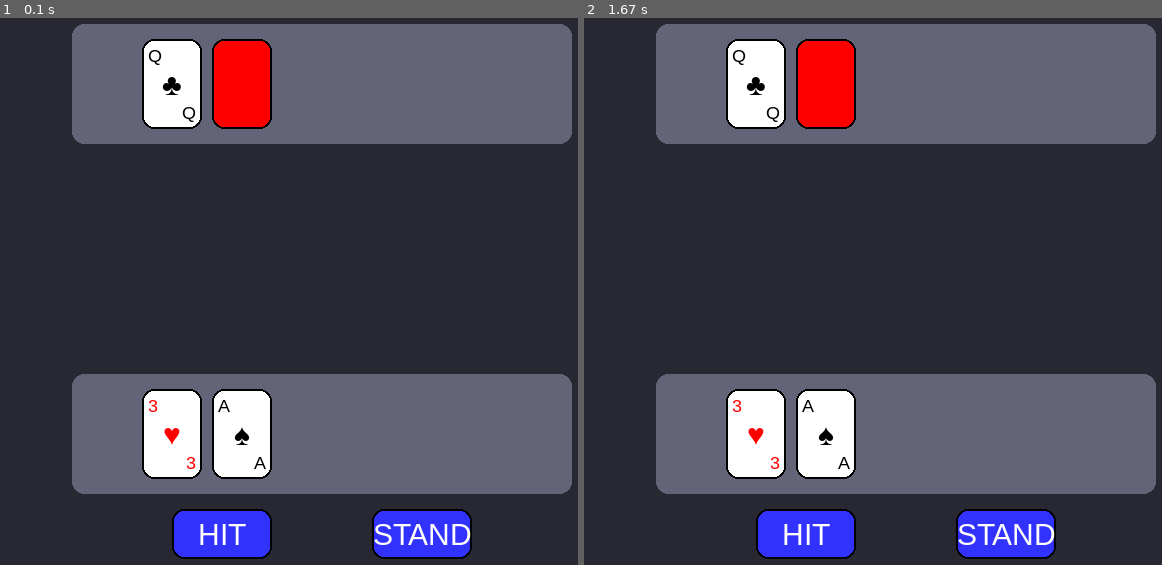
Above: before the commit, frames 1-2 (left to right).
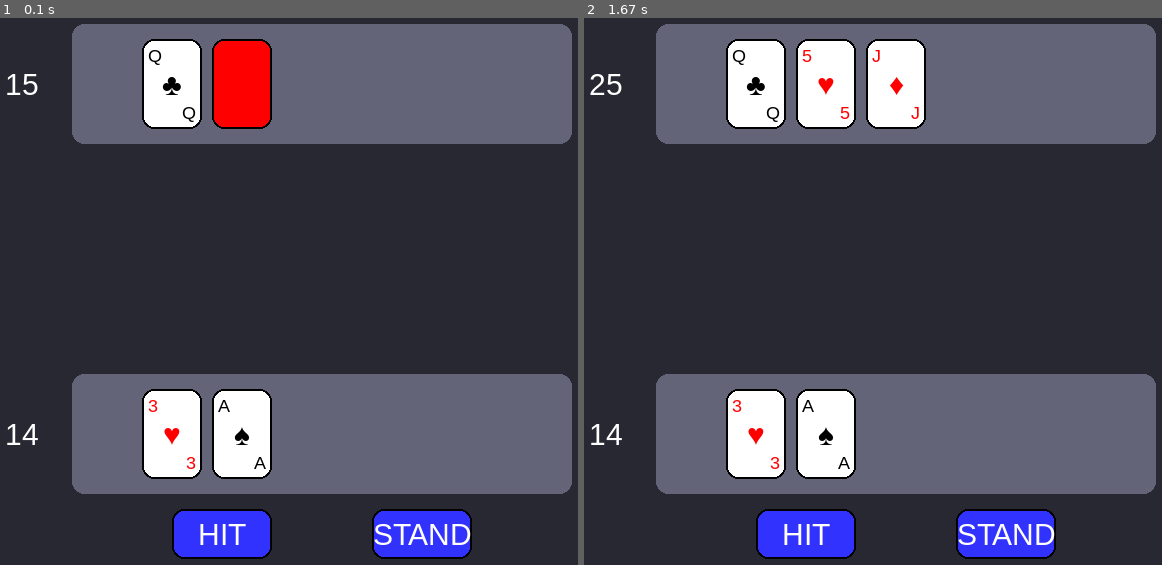
Above: after the commit, the same moments.

Repository: jeomarisaez/pygame-blackjack
Game: pygame game, started from main.py
Two runs of this game, one before a commit and one after it. Both use one fixed random seed, a clock stepped at 60 frames per second and the inputs below.
Inputs (mouse positions are in pixels of both pictures, inside the frame that each line leads up to):
- Up to frame 1 (0.1 s): no input
- Up to frame 2 (1.67 s): tap 2 at 0.33 s; click (907, 324) at 0.72 s

The runs differ from the first frame. In frame 1, 0.2% of the frame differs, in the area x 1-7%, y 10-79%; in frame 2, 3.3%, in the area x 1-60%, y 3-79%.

Commit message:
feat: added hand value counter

Diff:
--- a/core/game_manager.py
+++ b/core/game_manager.py
@@ -25,24 +25,11 @@
         surface = self.screen
 
         while self.running:
-            for event in pygame.event.get():
-                if event.type == pygame.QUIT:
-                    self.running = False
-                if event.type == pygame.MOUSEBUTTONDOWN:
-                    if self.game.current_player == self.game.player:
-                        if self.game_ui.buttonUI.clicked("hit", event.pos):
-                            self.game.hit(self.game.current_player)
-                            print("hit pressed")
-                        if self.game_ui.buttonUI.clicked("stand", event.pos):
-                            self.game.stand(self.game.current_player)
-                            print("stand pressed")
-
+            self.handle_inputs()
 
             self.screen.fill(self.BACKGROUND)
 
             self.game_ui.draw(self.game)
-
-
 
             # self.game_ui.draw_hand_slot(self.game_ui.screen_center_y * 1.5)
             # self.game_ui.draw_hand_slot(self.game_ui.screen_center_y * 0.5)
@@ -53,3 +40,26 @@
 
         pygame.quit()
         # sys.exit()
+
+    def handle_inputs(self):
+        for event in pygame.event.get():
+                if event.type == pygame.QUIT:
+                    self.running = False
+
+                if event.type == pygame.MOUSEBUTTONDOWN:
+                    if self.game.current_player == self.game.player:
+                        if self.game_ui.buttonUI.clicked("hit", event.pos):
+                            self.game.hit(self.game.current_player)
+                            print("hit pressed")
+                        if self.game_ui.buttonUI.clicked("stand", event.pos):
+                            self.game.stand(self.game.current_player)
+                            print("stand pressed")
+
+                if event.type == pygame.KEYDOWN:
+                    if self.game.current_player == self.game.player:
+                        if event.key == pygame.K_1:
+                            self.game.hit(self.game.current_player)
+                            print("hit pressed")
+                        if event.key == pygame.K_2:
+                            self.game.stand(self.game.current_player)
+                            print("stand pressed")
--- /dev/null
+++ b/ui/counter.py
@@ -0,0 +1,19 @@
+import pygame
+
+class CounterUI:
+    COUNTER_SIZE = (100, 50)
+    WHITE = (255,255,255)
+    BLACK = (0,0,0)
+    BLUE = (50,50,255)
+
+    def __init__(self, screen):
+        self.screen = screen
+        self.score_font = pygame.font.SysFont("Arial", 30)
+
+    def draw_counter(self, hand, x, y):
+        rect = pygame.Rect(0, 0, *self.COUNTER_SIZE)
+        rect.center = (x, y)
+
+        text_surf = self.score_font.render(str(hand.get_value), True, self.WHITE)
+
+        self.screen.blit(text_surf, text_surf.get_rect(center=rect.center))
--- a/ui/game_ui.py
+++ b/ui/game_ui.py
@@ -1,6 +1,7 @@
 import pygame
 from .card import *
 from .button import *
+from .counter import *
 
 class GameUI:
     # colors
@@ -19,6 +20,7 @@
         self.card_width, self.card_height = self.CARD_SIZE
         self.buttonUI = ButtonUI(self.screen)
         self.cardUI = CardUI(self.screen)
+        self.counterUI = CounterUI(self.screen)
 
         # fonts
         self.card_font = pygame.font.SysFont("Arial", 30)
@@ -31,3 +33,5 @@
         self.cardUI.draw_hand(game.dealer.hand.cards, 250, 100)
         self.buttonUI.draw_button("hit", "HIT", 300, 550)
         self.buttonUI.draw_button("stand", "STAND", 500, 550)
+        self.counterUI.draw_counter(game.player.hand, 100, 450)
+        self.counterUI.draw_counter(game.dealer.hand, 100, 100)
Empty file removed: ui/decoration.py
Empty file removed: ui/layout.py
Empty file removed: ui/slots.py
